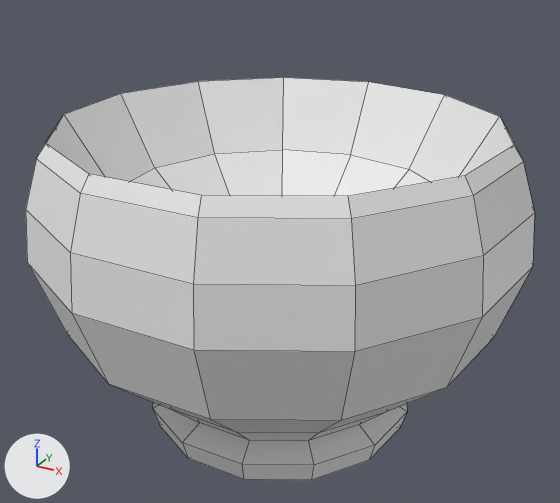
Before and after pictures for a commit that changed the FBX model Assets/GameContent/FBX/FBXPot.fbx.
Camera for both pictures: a camera (50 mm lens) standing at (1.87, -3.41, 1.71) and looking at (0.01, -0.02, 0.02). Every picture has the same lights, and +X, +Y and +Z are marked at lower left. Mesh edges are drawn as thin lines.
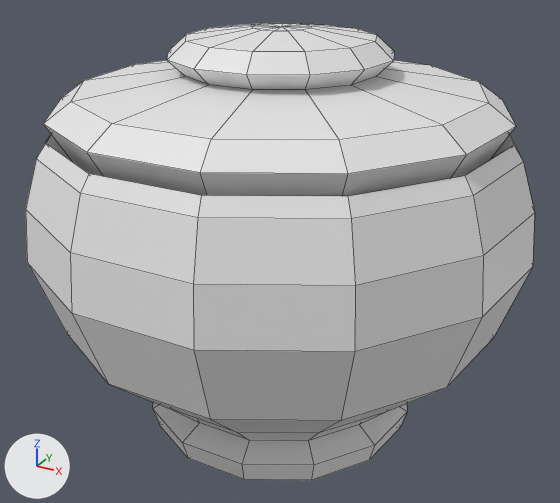
The edits, one by one:
me_sphere is used by ob_sphere; location (0.0, 0.0, 0.0).
me_sphere had 132 vertices, 143 faces and spanned x -1.3..1.3, y -1.27..1.3, z -1.0..0.73.
me_sphere now has 224 vertices, 234 faces and spans x -1.3..1.3, y -1.27..1.3, z -1.0..1.19.
me_sphere part 1: a new loose piece of 92 vertices spanning x -1.14..1.14, y -1.13..1.14, z 0.41..1.19.

Pixel boxes [x1, y1, x2, y2] of what changed, in the pictures (560 x 503 px):
'Sphere', reshaped (13% taller)
    before: [26, 77, 535, 480]
    after: [26, 23, 535, 480]
part 1 of me_sphere, added
    after: [43, 23, 516, 196]
